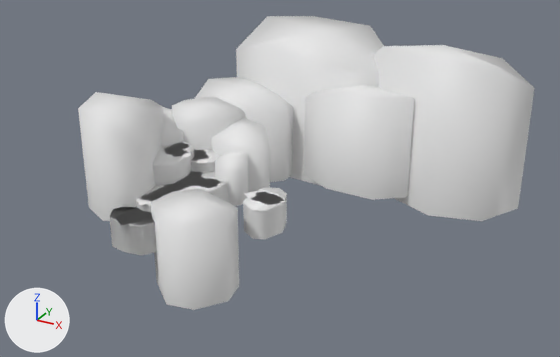
A saved change to the glTF model Levels/Level 2/ImportedAssets/section_01.glb.
Rendered twice from a camera (50 mm lens) standing at (159.2, -121.7, 87.7) and looking at (65.3, 49.0, 2.4). The lights are fixed; the arrows at lower left show +X, +Y and +Z. The first picture is the older version. Objects named as collision shapes, trigger or cutter boxes, shadow casters or lower levels of detail are left out. Where no turn or scale is listed for an object, it has been applied to the vertices. Vertices at exactly the same position are counted once.

The first picture shows 'Deslevel.042', 'Deslevel.043', 'Deslevel.044', 'Deslevel.046', 'Deslevel.047', 'Deslevel.048', 'Deslevel.049', 'Deslevel.050', 'Deslevel.051', 'floor_path.006', 'floor_path.010' and 4 more.
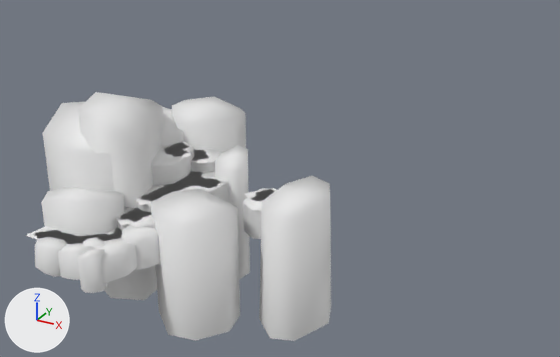
Where the newer file only moved an object's origin or applied its transform, the numbers keep the older frame.

Changed parts and their boxes [x1, y1, x2, y2] in the pictures (560 x 357 px; the box of a moved part takes in the faces that stretch with it):
'Deslevel.042', reshaped (32% wider, 14% taller)
    before: [78, 92, 270, 310]
    after: [78, 92, 331, 341]
'Deslevel.051', deleted
    before: [373, 45, 534, 221]
'Deslevel.062', added
    after: [35, 102, 160, 293]
'Deslevel.050', deleted
    before: [304, 85, 415, 200]
'Deslevel.049', deleted
    before: [236, 16, 384, 186]
'Deslevel.048', deleted
    before: [195, 77, 293, 182]
'Deslevel.044', deleted
    before: [109, 207, 157, 256]
'floor_path.017', added
    after: [29, 226, 122, 244]
'floor.003', added
    after: [25, 234, 37, 239]
part 1 of me_cube_073, moved or reshaped
    before: [78, 109, 270, 221]
    after: [78, 109, 331, 341]
part 2 of me_cube_073, moved or reshaped
    before: [151, 203, 239, 310]
    after: [151, 203, 240, 340]
part 3 of me_plane_016, rebuilt
    before: [256, 193, 286, 206]
    after: [256, 188, 276, 197]
part 4 of me_plane_016, added
    after: [262, 189, 275, 195]

The change, as a list of edits to the scene's bpy script:
```text
Change me_cube_073:
    used by ob_deslevel_042; location = (16.0, 9.1, 4.8)
    before: 26 (39.6, 19.8, -20.6), 27 (52.9, 12.3, -20.6) at pixel (239, 285), 28 (33.4, 3.8, -20.6) at pixel (156, 281), 29 (49.2, -2.3, -20.6) at pixel (194, 309), 30 (46.3, 19.2, -20.6)
    before: 31 (41.9, -3.6, -20.6) at pixel (166, 304), 32 (54.3, 4.8, -20.6) at pixel (228, 301), 33 (34.5, 11.6, -20.6)
    remove me_cube_073.from_pydata(...)  # 102 vertices, 144 faces; spans x 4.7..54.3, y -3.6..52.1, z -20.6..21.1
    add me_cube_073.from_pydata(...)  # 102 vertices, 144 faces; spans x 4.7..74.4, y -3.6..52.1, z -29.4..21.1
    me_cube_073 part 1: 58 of 102 vertices moved; they spanned x 4.7..46.5, y 2.7..52.1, z -8.2..9.8 and now span x 4.7..74.4, y 2.7..52.1, z -29.4..5.6; mean shift (8.5, -6.1, -16.5); largest move (43.5, 27.9, -7.0) -> (70.3, 9.1, -29.4)
    me_cube_073 part 2
    add for i in [*range(26, 34)]: me_cube_073.vertices[i].co += Vector((0.0, 0.0, -8.8))
Change me_plane_016:
    used by ob_floor_path_010; location = (47.3, 29.9, 2.2)
    remove me_plane_016.from_pydata(...)  # 52 vertices, 26 faces; spans x 17.39..29.14, y -2.47..5.82, z 2.79
    add me_plane_016.from_pydata(...)  # 48 vertices, 24 faces; spans x 17.39..27.27, y -2.03..7.97, z 2.79
    me_plane_016 part 3: the loose piece of 4 vertices spanning x 21.29..29.14, y -2.47..5.38, z 2.79 is rebuilt with 4 vertices and now spans x 19.77..27.27, y 0.48..7.97, z 2.79
    me_plane_016 part 4: 16 vertices added at x 20.64..26.22, y 2.6..7.15, z 2.79
    other edits to the shape of me_plane_016 do not show in these pictures
Add me_plane_022:
    me_plane_022.from_pydata(...)  # 132 vertices, 66 faces; spans x 25.4..47.5, y -7.1..9.4, z 0.0
    me_plane_022.materials.append(mat_scenariomaterial)  # white #e7e7e7
Add me_cube_071_1:
    me_cube_071_1.from_pydata([(25.4, -5.7, 0.0), (26.6, 0.9, 0.0), (37.9, -6.2, 0.0), (37.1, 0.6, 0.0), (45.9, -0.8, 0.0), (41.2, 4.1, 0.0), (48.8, 7.8, 0.0), (42.0, 7.8, 0.0)], [], [(1, 0, 2), (1, 2, 3), (3, 2, 4), (3, 4, 5), (5, 4, 6), (5, 6, 7)])
    me_cube_071_1.materials.append(mat_scenariomaterial)  # white #e7e7e7
Add me_cube_085_1:
    me_cube_085_1.from_pydata(...)  # 136 vertices, 192 faces; spans x -5.1..38.8, y -19.3..22.9, z -12.6..17.3
    me_cube_085_1.materials.append(mat_scenariomaterial)  # white #e7e7e7
Remove ob_deslevel_044:
    ob_deslevel_044 = bpy.data.objects.new('Deslevel.044', me_cube_078)
    ob_deslevel_044.location = (45.9, 8.8, 2.8)
Remove ob_deslevel_048:
    ob_deslevel_048 = bpy.data.objects.new('Deslevel.048', me_cube_077)
    ob_deslevel_048.location = (44.4, 81.2, 1.9)
Remove ob_deslevel_049:
    ob_deslevel_049 = bpy.data.objects.new('Deslevel.049', me_cube_087)
    ob_deslevel_049.location = (58.9, 100.2, 9.6)
Remove ob_deslevel_050:
    ob_deslevel_050 = bpy.data.objects.new('Deslevel.050', me_cube_088)
    ob_deslevel_050.location = (83.1, 89.2, 6.9)
Remove ob_deslevel_051:
    ob_deslevel_051 = bpy.data.objects.new('Deslevel.051', me_cube_090)
    ob_deslevel_051.location = (99.3, 104.7, 10.9)
Add ob_floor_path_017:
    ob_floor_path_017 = bpy.data.objects.new('floor_path.017', me_plane_022)
    ob_floor_path_017.location = (0.0, 0.0, 0.0)
Add ob_floor_003:
    ob_floor_003 = bpy.data.objects.new('floor.003', me_cube_071_1)
    ob_floor_003.location = (0.0, 0.0, 0.0)
Add ob_deslevel_062:
    ob_deslevel_062 = bpy.data.objects.new('Deslevel.062', me_cube_085_1)
    ob_deslevel_062.location = (16.0, 9.1, 4.8)
```
